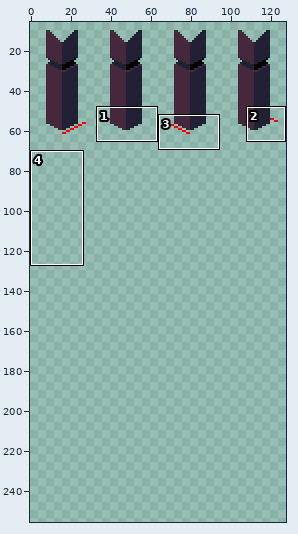
Sprite sheet: asset/actor/sprite/default.png. The picture above shows the old version from afar; the outline marks the close-up.
Close-up. Earlier state:
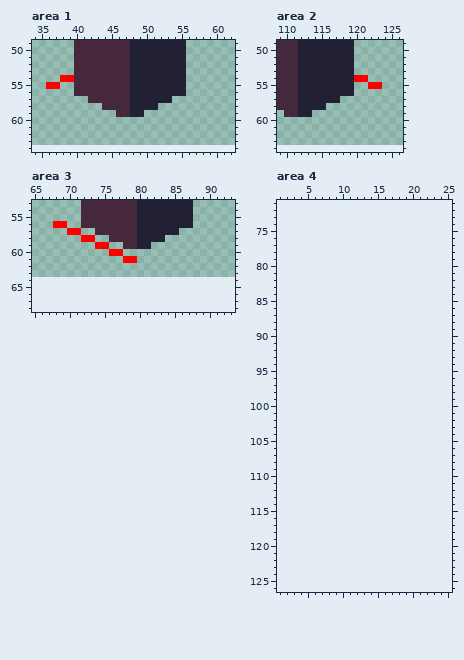
The file is 128x64 pixels. Shown: area 1: x 34..62, y 49..64; area 2: x 109..126, y 49..64; area 3: x 65..93, y 53..68; area 4: x 1..25, y 71..126. The old version is drawn lined up with the new one, on the new canvas. The wide view leaves out empty margins. The commit also changed other parts of the picture, which this record leaves out.
And afterwards:
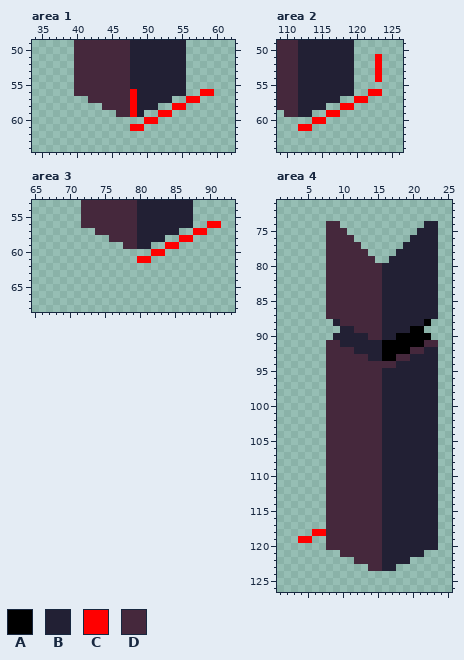
Palette (. is transparent): A #000000  B #222034  C #ff0000  D #45283c
Difference:
canvas 128x64 -> 128x256
Changed rows in their new state; - is an unchanged pixel.
Area 1:
first column x 36:
54 --..--------------------
55 ..----------------------
56 ------------C---------CC
57 ------------C-------CC--
58 ------------C-----CC----
59 ------------C---CC------
60 --------------CC--------
61 ------------CC----------
Area 2:
first column x 112:
51 -----------C
52 -----------C
53 -----------C
54 --------..-C
55 ----------..
56 ----------CC
57 --------CC--
58 ------CC----
59 ----CC------
60 --CC--------
61 CC----------
Area 3:
first column x 68:
56 ..--------------------CC
57 --..----------------CC--
58 ----..------------CC----
59 ------..--------CC------
60 --------..----CC--------
61 ----------..CC----------
Area 4:
first column x 4:
 74 ----DD------------BB
 75 ----DDD----------BBB
 76 ----DDDD--------BBBB
 77 ----DDDDD------BBBBB
 78 ----DDDDDD----BBBBBB
 79 ----DDDDDDD--BBBBBBB
 80 ----DDDDDDDDBBBBBBBB
 81 ----DDDDDDDDBBBBBBBB
 82 ----DDDDDDDDBBBBBBBB
 83 ----DDDDDDDDBBBBBBBB
 84 ----DDDDDDDDBBBBBBBB
 85 ----DDDDDDDDBBBBBBBB
 86 ----DDDDDDDDBBBBBBBB
 87 ----DDDDDDDDBBBBBBBB
 88 -----BDDDDDDBBBBBBA-
 89 ------BBDDDDBBBBAA--
 90 -----BBBBBDDBBAAAAA-
 91 ----DDBBBBBBAAAAAADD
 92 ----DDDDBBBBAAAADDBB
 93 ----DDDDDDBBAADDBBBB
 94 ----DDDDDDDDDDBBBBBB
 95 ----DDDDDDDDBBBBBBBB
 96 ----DDDDDDDDBBBBBBBB
 97 ----DDDDDDDDBBBBBBBB
 98 ----DDDDDDDDBBBBBBBB
 99 ----DDDDDDDDBBBBBBBB
100 ----DDDDDDDDBBBBBBBB
101 ----DDDDDDDDBBBBBBBB
102 ----DDDDDDDDBBBBBBBB
103 ----DDDDDDDDBBBBBBBB
104 ----DDDDDDDDBBBBBBBB
105 ----DDDDDDDDBBBBBBBB
106 ----DDDDDDDDBBBBBBBB
107 ----DDDDDDDDBBBBBBBB
108 ----DDDDDDDDBBBBBBBB
109 ----DDDDDDDDBBBBBBBB
110 ----DDDDDDDDBBBBBBBB
111 ----DDDDDDDDBBBBBBBB
112 ----DDDDDDDDBBBBBBBB
113 ----DDDDDDDDBBBBBBBB
114 ----DDDDDDDDBBBBBBBB
115 ----DDDDDDDDBBBBBBBB
116 ----DDDDDDDDBBBBBBBB
117 ----DDDDDDDDBBBBBBBB
118 --CCDDDDDDDDBBBBBBBB
119 CC--DDDDDDDDBBBBBBBB
120 ----DDDDDDDDBBBBBBBB
121 ------DDDDDDBBBBBB--
122 --------DDDDBBBB----
123 ----------DDBB------
